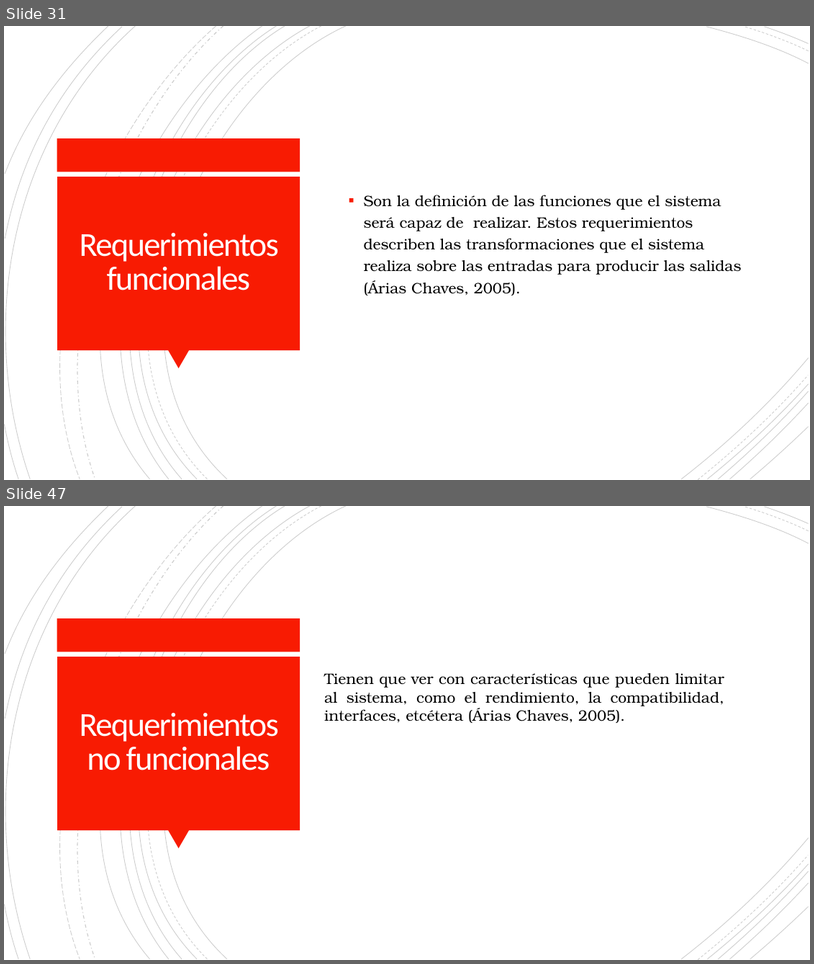
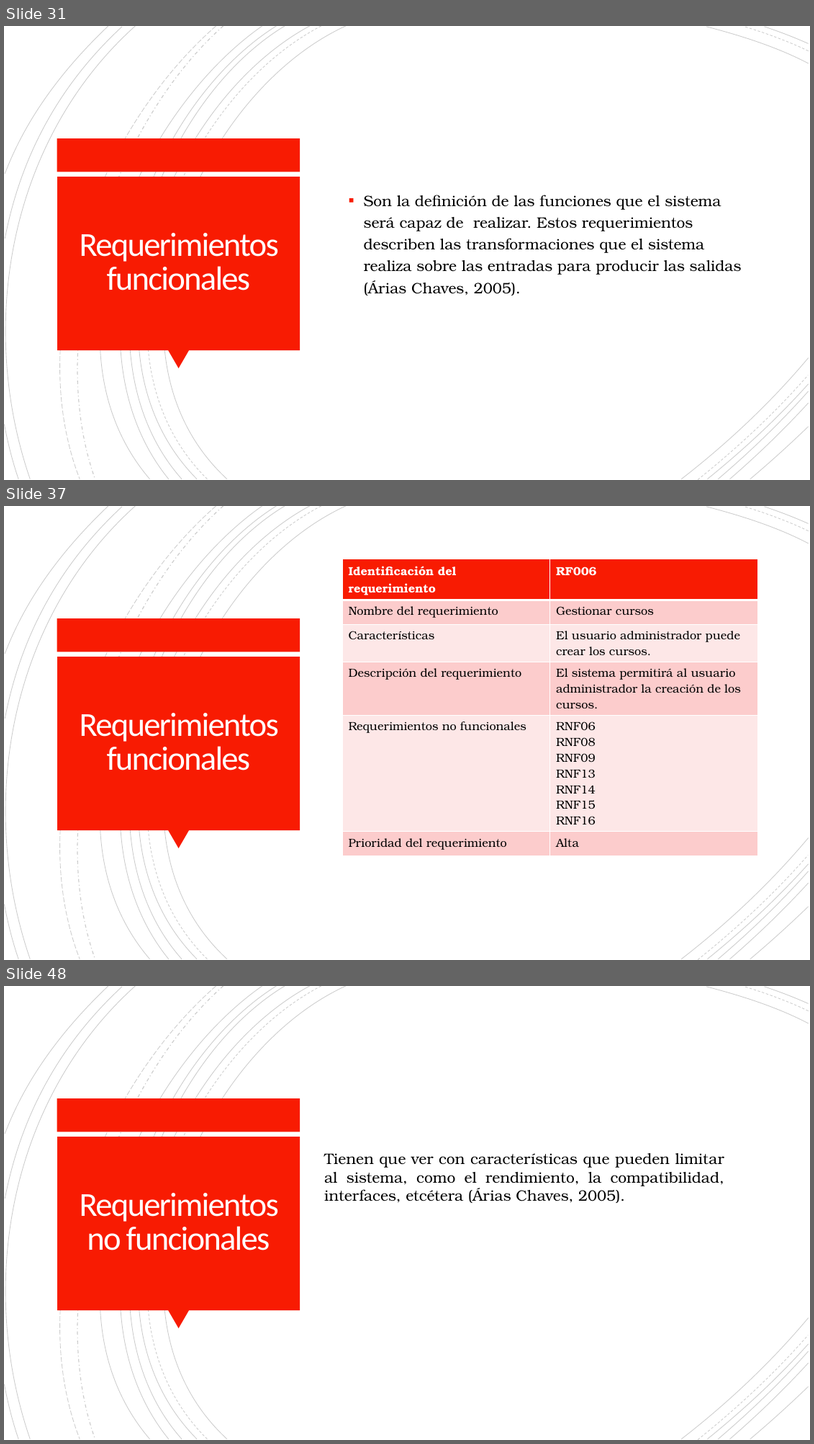
Before and after one commit to Dillan444/PROYECTO_SENA, a slide deck: PLANTEAMIENTO_DEL_PROBLEMA.pptx. Shown one above the other, each under a label of ours: slides 31 and 47 before the commit, slides 31, 37 and 48 after it; the slides between them are not shown. The pictures are 814x964 and 814x1444 pixels, drawn with LibreOffice and Linux fonts; fonts in the diff are those of the drawing. Boxes give left, top, right and bottom in pixels: in the first picture for what was removed or moved away, otherwise in the second. Text is boxed around its words. In the diff, an @@ line names an element or a change of style, - is before the commit and + after.

```diff
--- a/PLANTEAMIENTO_DEL_PROBLEMA.pptx
+++ b/PLANTEAMIENTO_DEL_PROBLEMA.pptx
@@ slide 37 added at box(4, 506, 810, 960), background #FFFFFF; not listed: 24 template elements that a slide beside it also shows @@
@@ table added at box(343, 559, 758, 852), 6 rows, 2 columns @@
+Identificación del requerimiento | RF006
+Nombre del requerimiento | Gestionar cursos
+Características | El usuario administrador puede crear los cursos.
+Descripción del requerimiento | El sistema permitirá al usuario administrador la creación de los cursos.
+Requerimientos no funcionales | RNF06 / RNF08 / RNF09 / RNF13 / RNF14 / RNF15 / RNF16
+Prioridad del requerimiento | Alta
@@ title added at box(80, 713, 279, 770), 40 pt, text #FFFEFF @@
+Requerimientos funcionales
@@ what was slide 47 is now slide 48 @@
```
Also in this commit, not shown: 16 slides changed, 1 other file.
